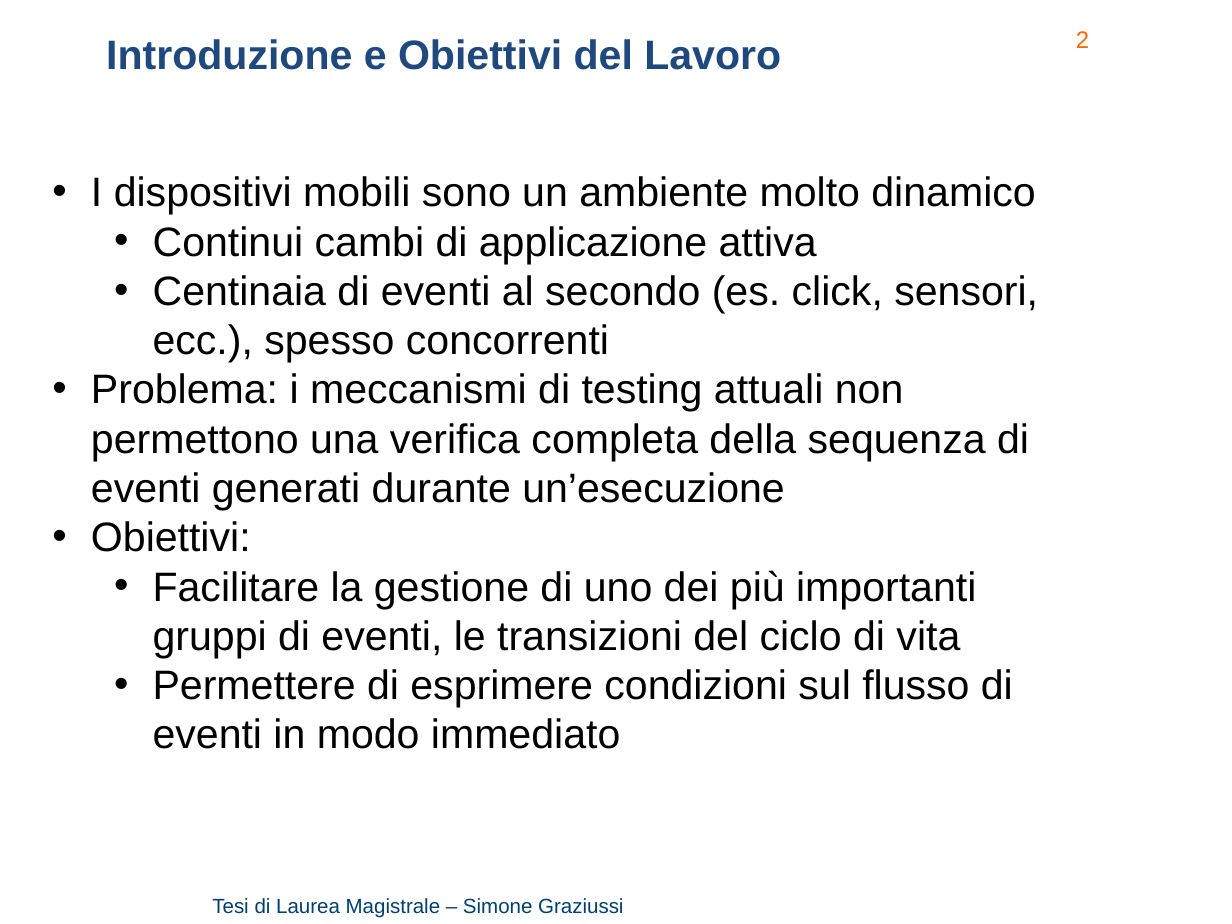
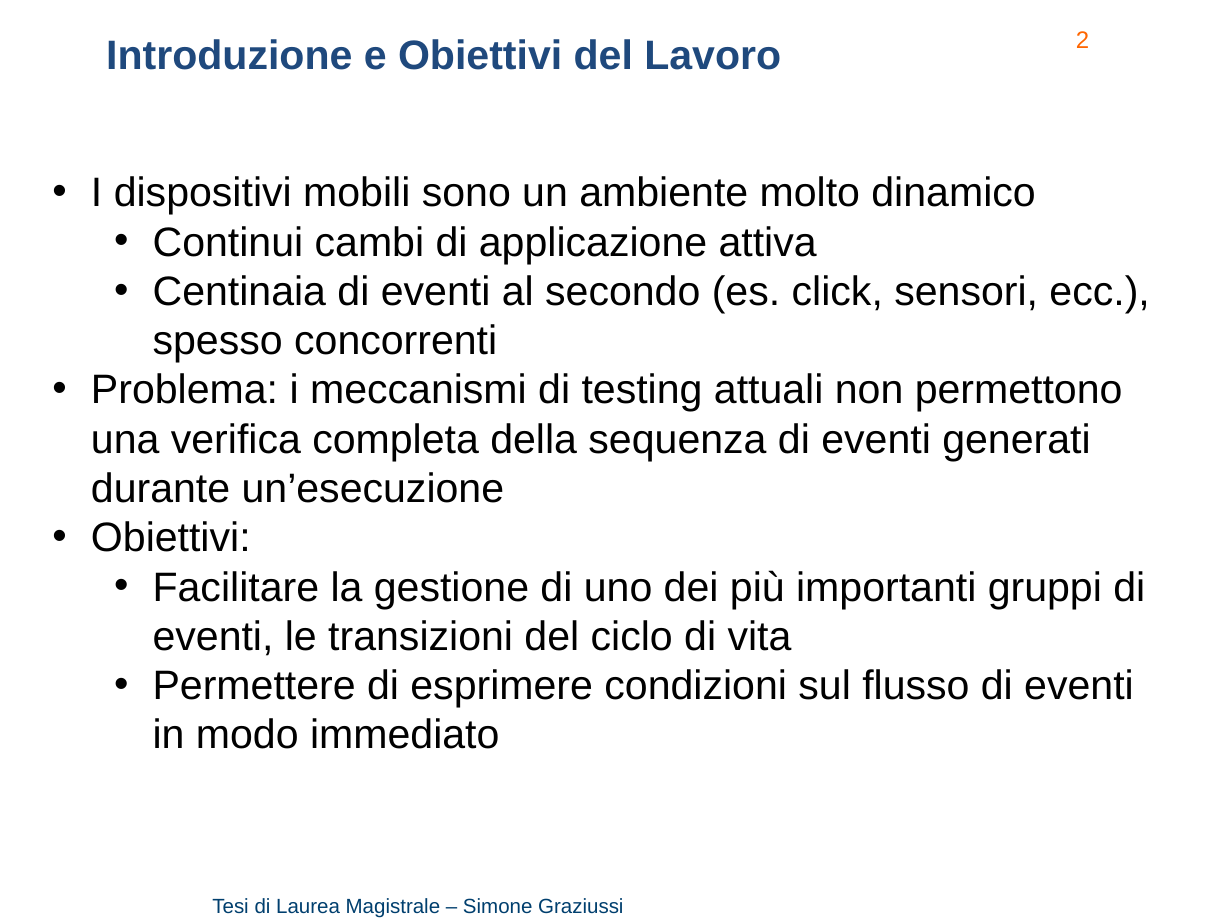
Before and after one commit to Simone3/Thesis, a slide deck: slide 2 of Presentation/Presentation.pptx. Drawn at 1232x924 pixels with LibreOffice and Linux fonts; fonts in the diff are those of the drawing; background and template pictures are left out. Boxes give left, top, right and bottom in pixels: in the first picture for what was removed or moved away, otherwise in the second. Text is boxed around its words. In the diff, an @@ line names an element or a change of style, - is before the commit and + after.

```diff
--- a/Presentation/Presentation.pptx
+++ b/Presentation/Presentation.pptx
@@ text "I dispositivi mobili sono un ..." rewrapped from (91, 176, 1038, 749) to (91, 176, 1149, 749) @@
```
Also in this commit, not shown: 12 other slides changed, 1 other file.
